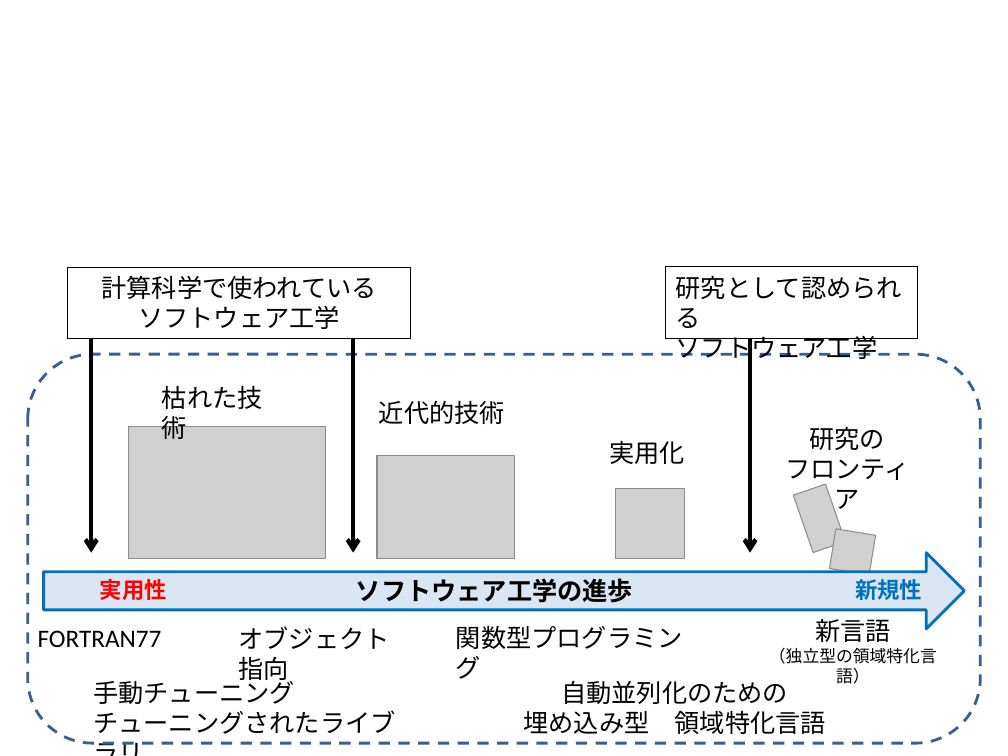
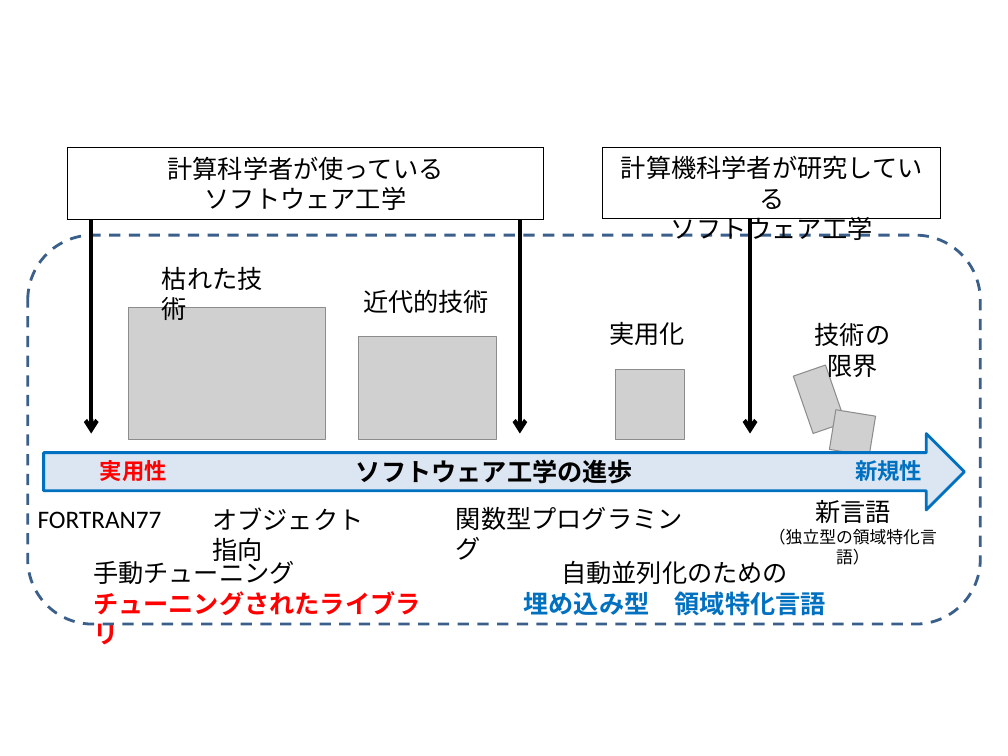
Before and after one commit to masa-ito/ProtoToPoisson, a slide deck: slide 2 of doc/source/NoveltyVsUtility.pptx. Drawn at 1008x756 pixels with LibreOffice and Linux fonts; fonts in the diff are those of the drawing; grey boxes stand for pictures. Boxes give left, top, right and bottom in pixels: in the first picture for what was removed or moved away, otherwise in the second. Text is boxed around its words. In the diff, an @@ line names an element or a change of style, - is before the commit and + after.

```diff
--- a/doc/source/NoveltyVsUtility.pptx
+++ b/doc/source/NoveltyVsUtility.pptx
@@ rectangle "計算科学者が使っている": place and size @@
-rectangle "計算科学者が使っている" at [68, 267, 411, 339]
+rectangle "計算科学者が使っている" at [68, 148, 543, 220]
@@ rectangle "計算機科学者が研究している": place and size @@
-rectangle "計算機科学者が研究している" at [666, 267, 917, 339]
+rectangle "計算機科学者が研究している" at [603, 148, 940, 220]
@@ text in rectangle at [168, 156, 444, 180]: text changed @@
-計算科学で使われている
+計算科学者が使っている
@@ text in rectangle at [621, 155, 923, 209]: text changed @@
-研究として認められる
+計算機科学者が研究している
@@ 8 texts, 3 pictures, 2 arrows, 1 right arrow, 1 rounded rectangle: place and size @@
-8 texts, 3 pictures, 2 arrows, 1 right arrow, 1 rounded rectangle at [28, 339, 981, 743]
+8 texts, 3 pictures, 2 arrows, 1 right arrow, 1 rounded rectangle at [28, 220, 981, 624]
@@ arrow moved from (353, 339) - (353, 552) to (520, 220) - (520, 433) @@
@@ text in rectangle at [671, 217, 873, 244]: alignment left to centre @@
@@ text "近代的技術": place and size @@
-text "近代的技術" at [379, 400, 505, 424]
+text "近代的技術" at [363, 289, 489, 313]
@@ picture added at [128, 307, 325, 439] @@
@@ text added at [815, 322, 891, 381], 18 pt, text #000000 @@
+技術の
+限界
@@ picture: place and size @@
-picture at [377, 456, 514, 558]
+picture at [359, 337, 496, 439]
@@ picture removed at [128, 426, 325, 558] @@
@@ text removed at [785, 426, 909, 514] @@
-研究の
-フロンティア
@@ text "オブジェクト指向": place and size @@
-text "オブジェクト指向" at [239, 626, 390, 685]
+text "オブジェクト指向" at [212, 507, 363, 565]
@@ text "手動チューニング": place and size @@
-text "手動チューニング" at [93, 676, 395, 734]
+text "手動チューニング" at [93, 557, 421, 615]
@@ text at [93, 591, 421, 615]: text colour #000000 to #FF0000, bold on in "チューニングされたライブラリ" @@
@@ text at [523, 591, 826, 616]: text colour #000000 to #0070C0, bold on in "埋め込み型 領域特化言語" @@
```
Also in this commit, not shown: 1 other slide changed, 1 other file.
